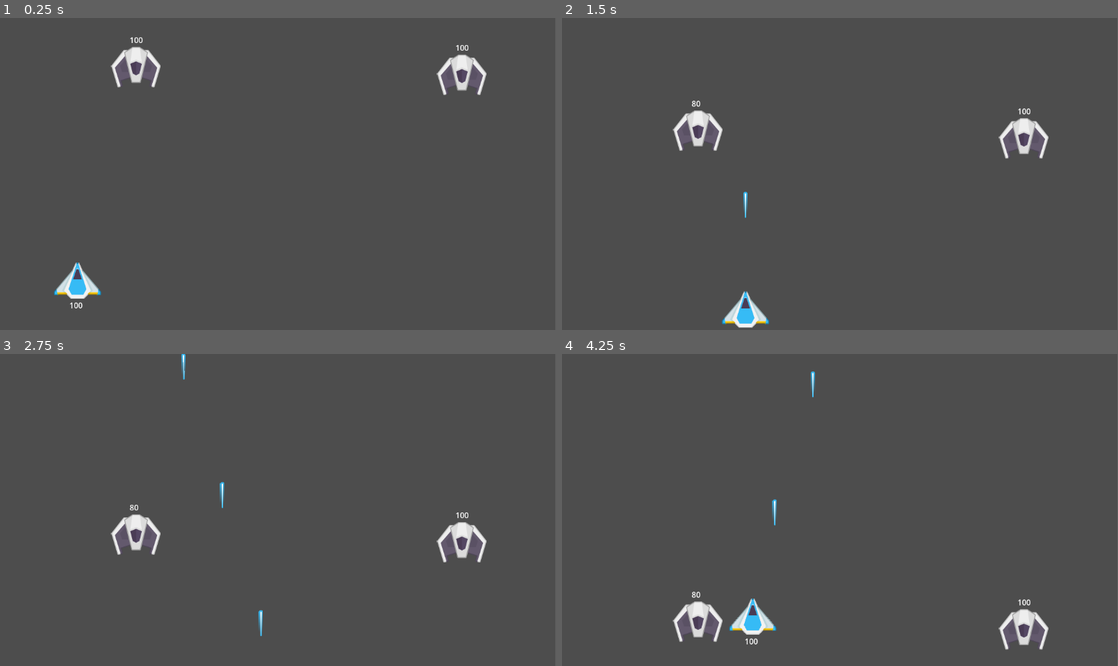
Above: before the commit, frames 1-4 (two rows, left to right).
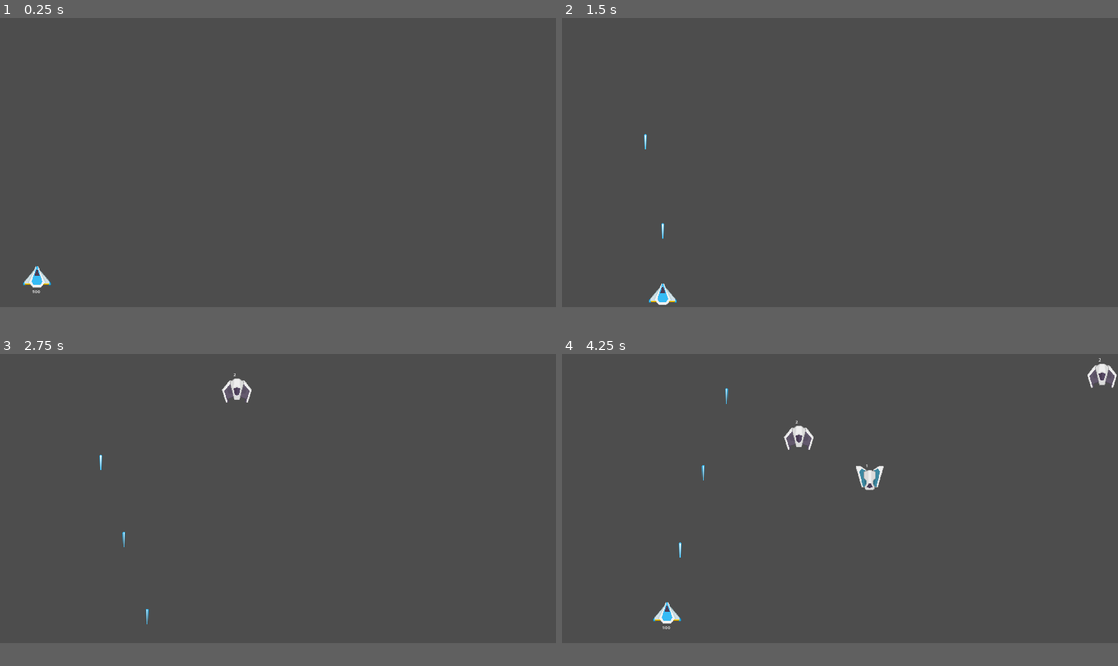
Above: after the commit, the same moments.

Repository: youssefx991/Space-Shooter-Co-op
Game: Godot game, scene res://World/world.tscn
Same seed, same stepped clock (60 frames per second), same inputs: the game is played once before the commit and once after it.
Inputs:
- Up to frame 1 (0.25 s): no input
- Up to frame 2 (1.5 s): hold D (player1_right) 0.53-1.28 s; hold F (player1_shoot) 0.53-1.28 s; hold S (player1_down) from 1.28 s (still down); tap F (player1_shoot) at 1.35 s
- Up to frame 3 (2.75 s): release S (player1_down) at 2.03 s; hold D (player1_right) from 2.03 s (still down); hold F (player1_shoot) from 2.03 s (still down)
- Up to frame 4 (4.25 s): release D (player1_right) at 2.78 s; release F (player1_shoot) at 2.78 s; hold W (player1_up) 2.78-3.53 s; tap F (player1_shoot) at 2.85 s; hold A (player1_left) from 3.53 s (still down); hold F (player1_shoot) from 3.53 s (still down)
In our replay, the window is 799x449 before the commit and 800x416 after it. These sizes can differ from the game's own. Grey fills any space a smaller window leaves; there, only what the larger window draws over its background counts as a difference.

The runs differ from the first frame. In frame 1, 2.1% of the frame differs, in the area x 4-88%, y 6-94%; in frame 2, 2.1%; in frame 3, 1.8%; in frame 4, 3.0%, in the area x 16-100%, y 1-95%.

Commit message:
Spawning enemies

Diff:
--- /dev/null
+++ b/DriverEnemy/driver_enemy.tscn
@@ -0,0 +1,23 @@
+[gd_scene load_steps=3 format=3 uid="uid://ddv7ggnmeib88"]
+
+[ext_resource type="PackedScene" uid="uid://cll21i7067aix" path="res://Enemy/enemy.tscn" id="1_hb4qm"]
+[ext_resource type="Texture2D" uid="uid://c36yilcrvbw5t" path="res://Space Shooter Assets/PNG/Enemies/enemyBlue5.png" id="2_xibtp"]
+
+[node name="DriverEnemy" instance=ExtResource("1_hb4qm")]
+SPEED = 300
+health = 1
+
+[node name="Sprite2D" parent="." index="0"]
+texture = ExtResource("2_xibtp")
+
+[node name="CollisionPolygon2D" parent="." index="1"]
+polygon = PackedVector2Array(12, 41, 16, 38, 17, 31, 27, 32, 49, -41, 46, -43, 32, -43, 11, -29, 11, -26, 0, -30, -12, -26, -12, -31, -31, -42, -48, -42, -29, 31, -19, 32, -14, 41, -13, 42)
+
+[node name="VisibleOnScreenNotifier2D" parent="." index="2"]
+position = Vector2(1, -70)
+
+[node name="health_label" parent="." index="3"]
+offset_left = -14.0
+offset_top = -56.0
+offset_right = 48.0
+offset_bottom = -33.0
--- a/Enemy/enemy.gd
+++ b/Enemy/enemy.gd
@@ -2,21 +2,22 @@
 @onready var health_label = $health_label
 
 signal say_entered_land(location)
-var SPEED = 100
-var health = 100
+@export var SPEED = 100
+@export var health = 100
 # Called when the node enters the scene tree for the first time.
 func _ready():
-	health_label.text = str(100)
+	health_label.text = str(health)
 
 
 # Called every frame. 'delta' is the elapsed time since the previous frame.
 func _process(delta):
 	global_position.y += SPEED * delta
 	SPEED += 0.1
-	print(SPEED)
+	print($VisibleOnScreenNotifier2D.global_position)
+	#print(SPEED)
 
 func damage():
-	health -= 10
+	health -= 1
 	if health <= 0:
 		die()
 	else:
--- a/Enemy/enemy.tscn
+++ b/Enemy/enemy.tscn
@@ -7,6 +7,7 @@
 collision_layer = 2
 collision_mask = 5
 script = ExtResource("1_cr3es")
+health = 2
 
 [node name="Sprite2D" type="Sprite2D" parent="."]
 texture_filter = 1
@@ -16,7 +17,7 @@
 polygon = PackedVector2Array(-13, 21, -32, 27, -28, 38, -32, 39, -31, 41, -38, 42, -52, -3, -25, -36, -18, -36, -8, -42, 8, -42, 17, -36, 25, -36, 51, -3, 38, 42, 33, 42, 28, 39, 29, 30, 13, 23, 9, 33, -10, 33, -13, 20)
 
 [node name="VisibleOnScreenNotifier2D" type="VisibleOnScreenNotifier2D" parent="."]
-position = Vector2(1, -100)
+position = Vector2(1, -93)
 
 [node name="health_label" type="Label" parent="."]
 texture_filter = 1
--- a/Player1/player1.gd
+++ b/Player1/player1.gd
@@ -3,9 +3,9 @@
 
 signal laser_shot(laser_scene, location)
 
-const SPEED = 300.0
-const ACCELERATION = 5
-var health = 100
+@export var SPEED = 300.0
+@export var ACCELERATION = 5
+@export var health = 100
 var laser_scene = preload("res://Laser/laser.tscn")
 
 @onready var muzzle = $muzzle
@@ -13,7 +13,7 @@
 var direction
 
 var is_shooting = false
-var fire_rate = 0.25
+@export var fire_rate = 0.25
 
 func _ready():
 	health_label.text = str(100)
--- a/World/world.gd
+++ b/World/world.gd
@@ -1,7 +1,7 @@
 extends Node2D
 
 @onready var player1_spawn_position = $player1_spawn_position
-
+@export var enemy_scenes : Array[PackedScene] = []
 
 var player1 = null
 # Called when the node enters the scene tree for the first time.
@@ -27,6 +27,12 @@
 
 
 func _on_enemy_say_entered_land(location):
+	print("Location.x = {} and split.x = {}",location.x, $split_screen_position.global_position.x )
 	if location.x < $split_screen_position.global_position.x:
-		if player1 != null:
-			player1.damage()
+		player1.damage()
+
+
+func _on_enemy_spawn_timer_timeout():
+	var enemy_to_spawn = enemy_scenes.pick_random().instantiate()
+	enemy_to_spawn.global_position = Vector2(randf_range(0, 1920), 50)
+	add_child(enemy_to_spawn)
--- a/World/world.tscn
+++ b/World/world.tscn
@@ -1,25 +1,24 @@
-[gd_scene load_steps=4 format=3 uid="uid://c0ntwi1y2ncqu"]
+[gd_scene load_steps=5 format=3 uid="uid://c0ntwi1y2ncqu"]
 
 [ext_resource type="Script" path="res://World/world.gd" id="1_dpxya"]
 [ext_resource type="PackedScene" uid="uid://dvqmh3bw2hahw" path="res://Player1/player1.tscn" id="2_uxi6s"]
 [ext_resource type="PackedScene" uid="uid://cll21i7067aix" path="res://Enemy/enemy.tscn" id="3_nwgq0"]
+[ext_resource type="PackedScene" uid="uid://ddv7ggnmeib88" path="res://DriverEnemy/driver_enemy.tscn" id="4_1us25"]
 
 [node name="World" type="Node2D"]
 script = ExtResource("1_dpxya")
+enemy_scenes = Array[PackedScene]([ExtResource("3_nwgq0"), ExtResource("4_1us25")])
+
+[node name="EnemySpawnTimer" type="Timer" parent="."]
+autostart = true
 
 [node name="Player" parent="." instance=ExtResource("2_uxi6s")]
-position = Vector2(275, 557)
+position = Vector2(325, 849)
 
 [node name="player1_spawn_position" type="Marker2D" parent="."]
-position = Vector2(161, 546)
-
-[node name="Enemy" parent="." instance=ExtResource("3_nwgq0")]
-position = Vector2(282, 77)
+position = Vector2(128, 895)
 
 [node name="split_screen_position" type="Marker2D" parent="."]
-position = Vector2(595, 640)
+position = Vector2(662, 909)
 
-[node name="Enemy2" parent="." instance=ExtResource("3_nwgq0")]
-position = Vector2(958, 93)
-
-[connection signal="say_entered_land" from="Enemy" to="." method="_on_enemy_say_entered_land"]
+[connection signal="timeout" from="EnemySpawnTimer" to="." method="_on_enemy_spawn_timer_timeout"]
--- a/project.godot
+++ b/project.godot
@@ -14,6 +14,12 @@
 run/main_scene="res://World/world.tscn"
 config/features=PackedStringArray("4.2", "Forward Plus")
 config/icon="res://icon.svg"
+
+[display]
+
+window/size/viewport_width=1920
+window/size/viewport_height=1000
+window/stretch/mode="canvas_items"
 
 [input]
 
